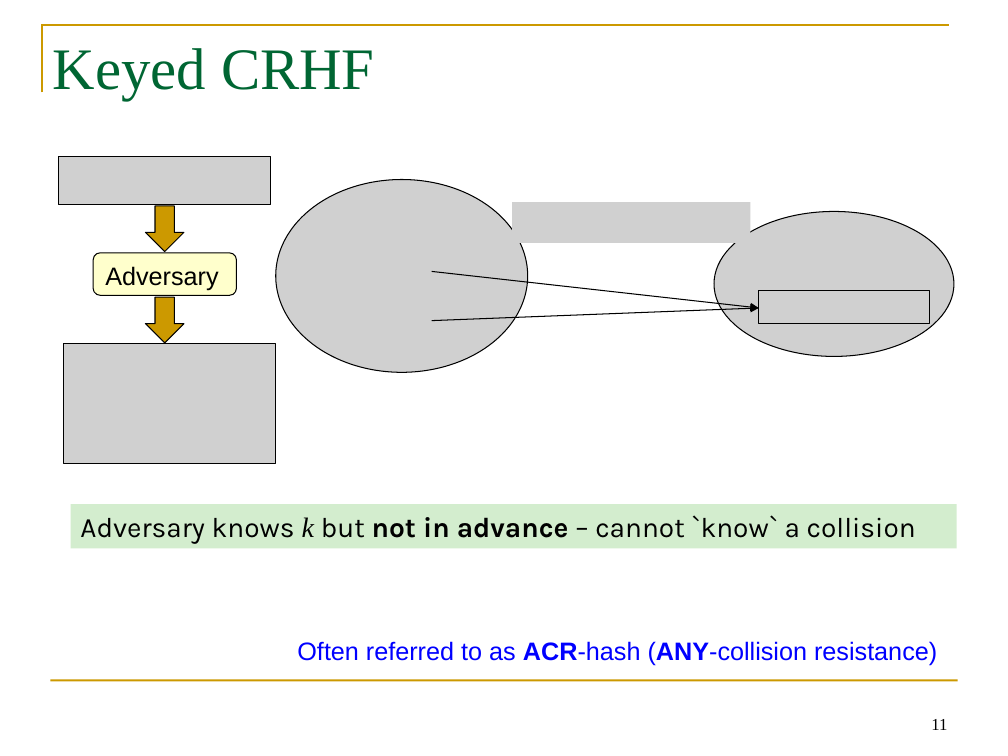
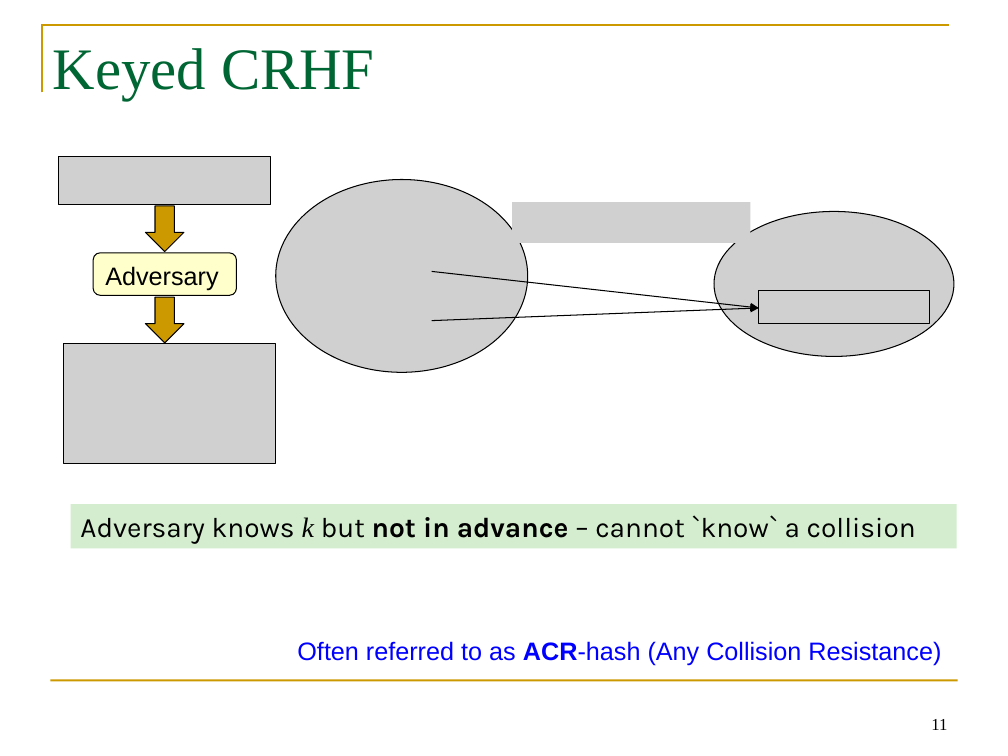
Before and after one commit to GhadaAlmashaqbeh/GhadaAlmashaqbeh.github.io, a slide deck: slide 11 of courses/cse3400-f2026/lecture6.pptx. Drawn at 1008x756 pixels with LibreOffice and Linux fonts; fonts in the diff are those of the drawing; grey boxes stand for pictures. Boxes give left, top, right and bottom in pixels: in the first picture for what was removed or moved away, otherwise in the second. Text is boxed around its words. In the diff, an @@ line names an element or a change of style, - is before the commit and + after.

```diff
--- a/courses/cse3400-f2026/lecture6.pptx
+++ b/courses/cse3400-f2026/lecture6.pptx
@@ text at <box>297,641,941,666</box>: text changed @@
-Often referred to as ACR-hash (ANY-collision resistance)
+Often referred to as ACR-hash (Any Collision Resistance)
```
Also in this commit, not shown: 9 other slides changed, 1 slide added, 1 slide removed, 11 other files.
